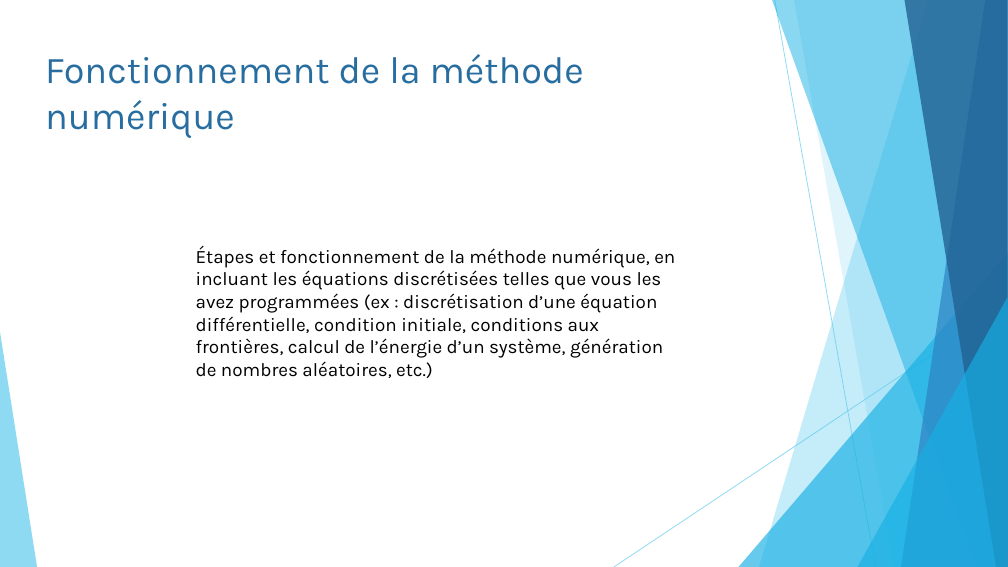
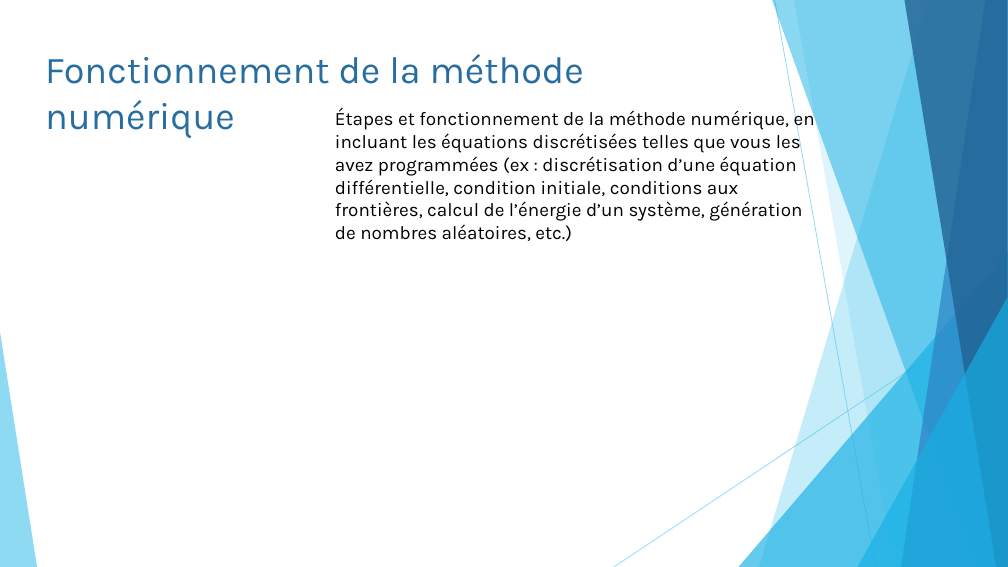
Before and after one commit to pierreluc-plt/ProjetSimulation, a slide deck: slide 9 of Oral/Présentation_Eq11.pptx (slide 8 before the commit). Drawn at 1008x567 pixels with LibreOffice and Linux fonts; fonts in the diff are those of the drawing. Boxes give left, top, right and bottom in pixels: in the first picture for what was removed or moved away, otherwise in the second. Text is boxed around its words. In the diff, an @@ line names an element or a change of style, - is before the commit and + after.

```diff
--- a/Oral/Présentation_Eq11.pptx
+++ b/Oral/Présentation_Eq11.pptx
@@ text "Étapes et fonctionnement de la ...": place and size @@
-text "Étapes et fonctionnement de la ..." at <box>196,246,675,378</box>
+text "Étapes et fonctionnement de la ..." at <box>335,108,815,241</box>
```
Also in this commit, not shown: 1 other slide changed, 2 slides added, 2 other files.
